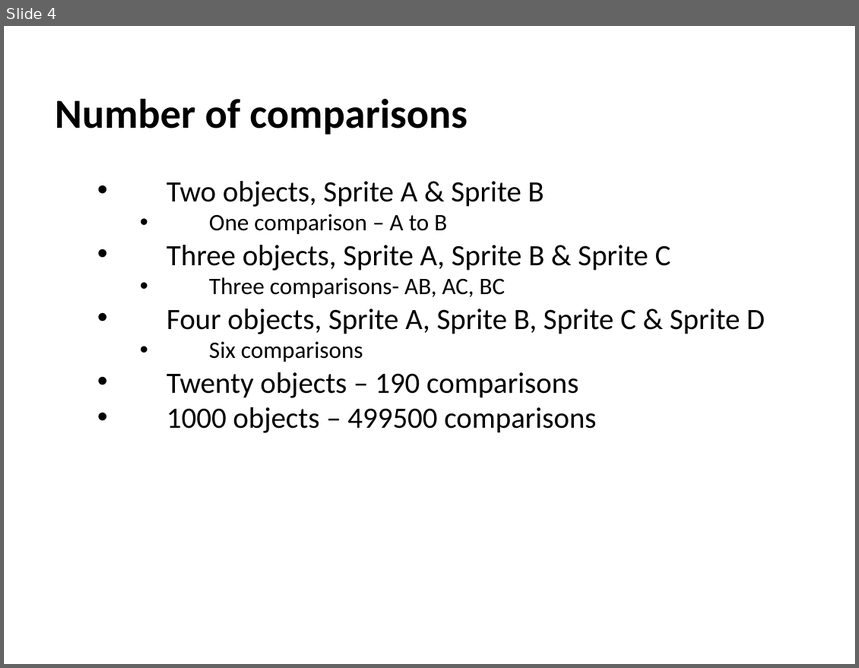
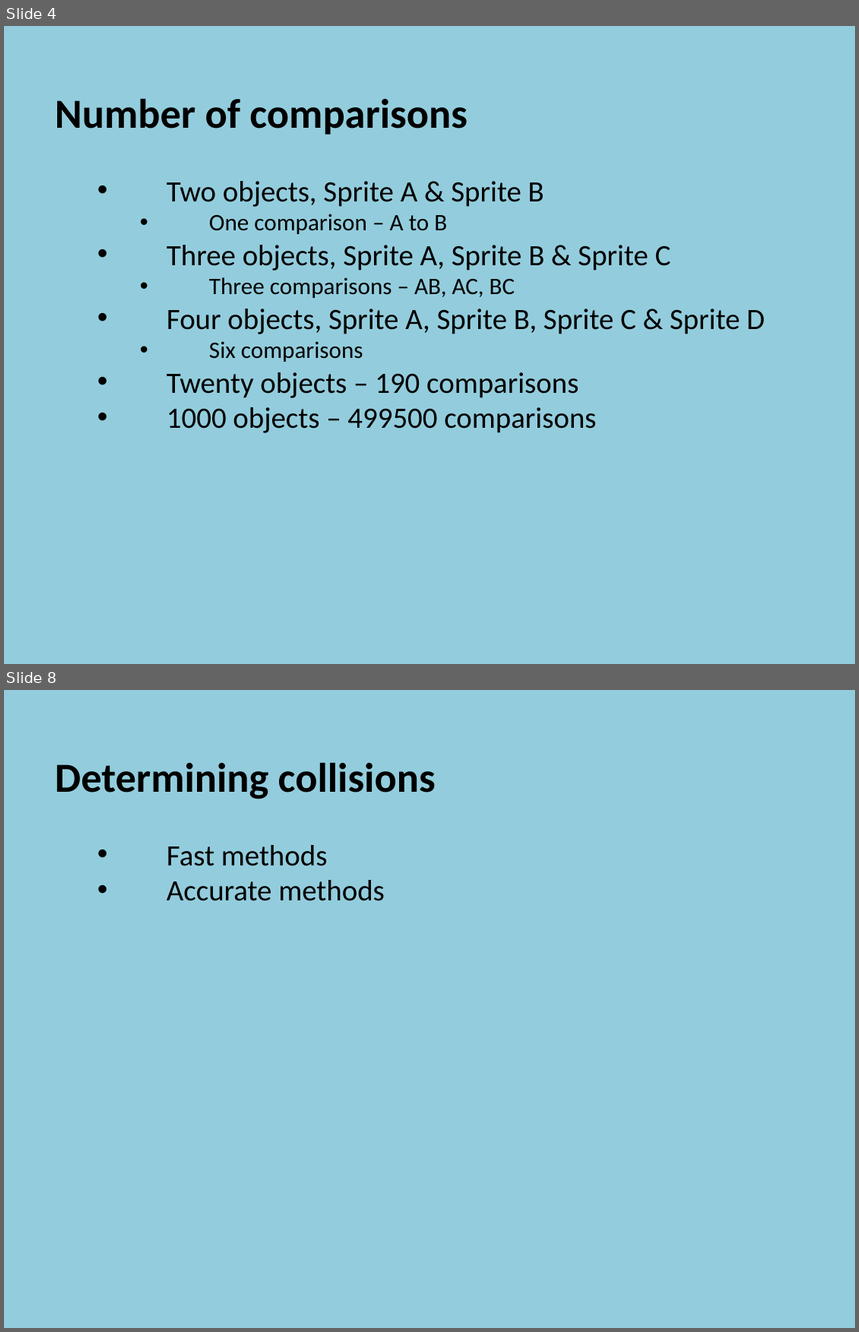
Before and after one commit to szetko/course-materials, a slide deck: Programming 4/08.2 NPC Collision/08.2 NPC Collision.pptx. Shown one above the other, each under a label of ours: slide 4 before the commit, slides 4 and 8 after it; the slides between them are not shown. The pictures are 859x668 and 859x1332 pixels, drawn with LibreOffice and Linux fonts; fonts in the diff are those of the drawing. Boxes give left, top, right and bottom in pixels: in the first picture for what was removed or moved away, otherwise in the second. Text is boxed around its words. In the diff, an @@ line names an element or a change of style, - is before the commit and + after.

Commit message:
Add
08.2 NPC Collision

```diff
--- a/Programming 4/08.2 NPC Collision/08.2 NPC Collision.pptx
+++ b/Programming 4/08.2 NPC Collision/08.2 NPC Collision.pptx
@@ slide 8 added at [4,690,855,1328], background #93CDDD @@
@@ text added at [55,762,436,901], 25 pt, text #000000 @@
+  Determining collisions
+    • Fast methods
+    • Accurate methods
@@ slide 4 changed as well @@
@@ background #FFFFFF to #93CDDD @@
@@ text at [209,278,515,298]: text changed @@
-      • Three comparisons- AB, AC, BC
+      • Three comparisons – AB, AC, BC
```
Also in this commit, not shown: 4 other slides changed, 12 other slides added, 27 other files.
